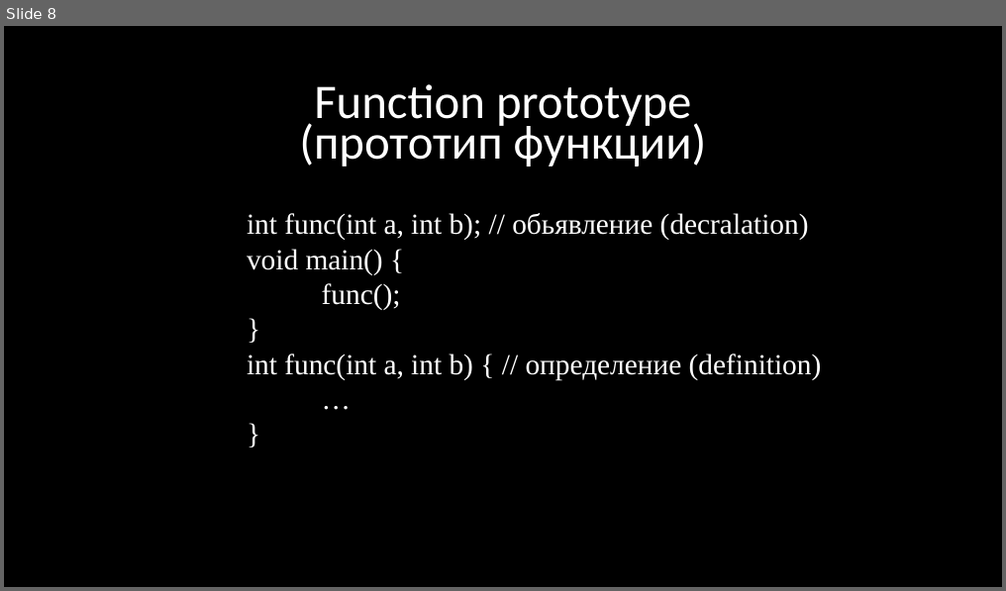
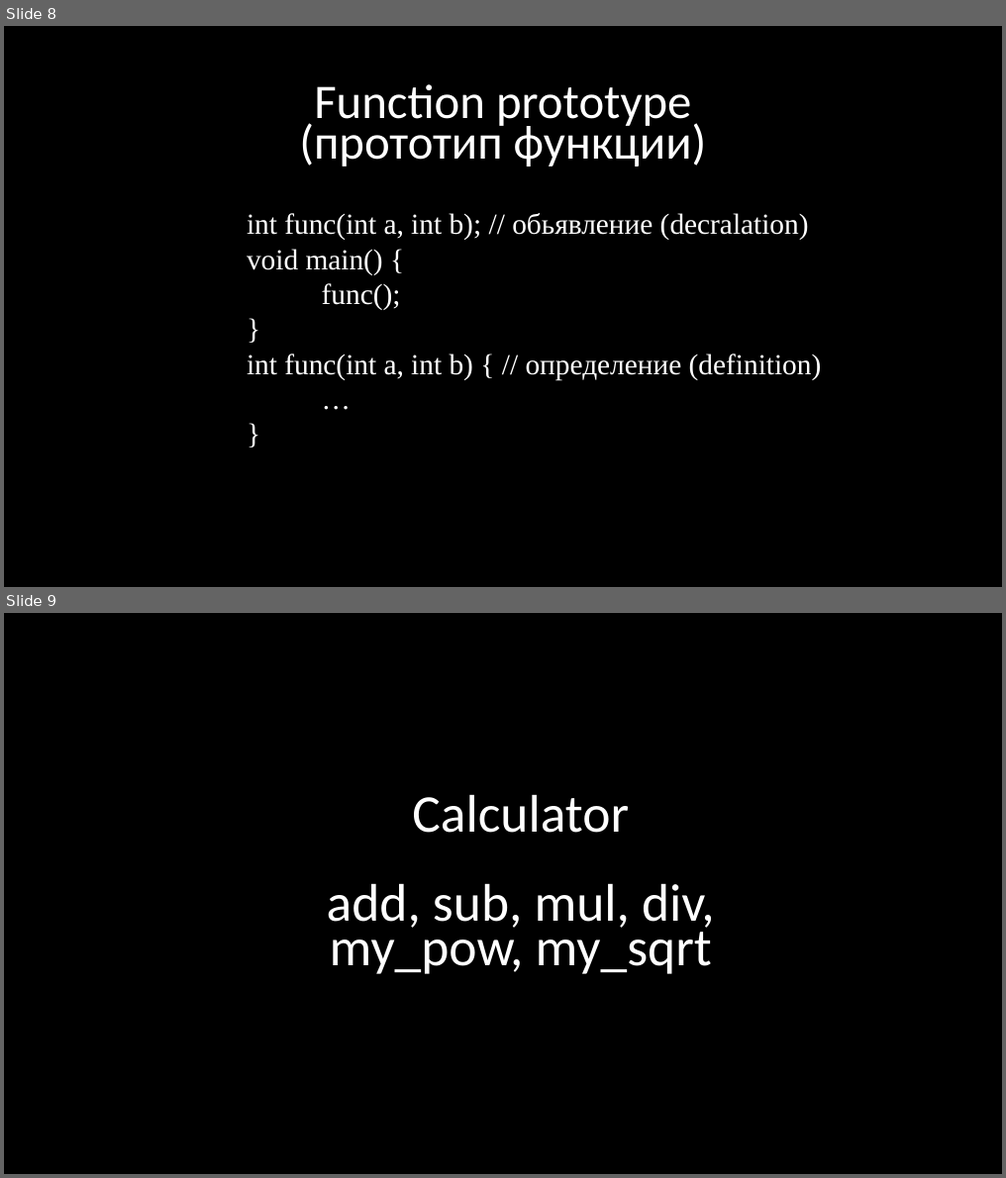
Before and after one commit to kruffka/C-Programming, a slide deck: 2024-2025/slides_pptx/3.5_functions_p1.pptx. Shown one above the other, each under a label of ours: slide 8 before the commit, slides 8 and 9 after it. The pictures are 1006x591 and 1006x1178 pixels, drawn with LibreOffice and Linux fonts; fonts in the diff are those of the drawing. Boxes give left, top, right and bottom in pixels: in the first picture for what was removed or moved away, otherwise in the second. Text is boxed around its words. In the diff, an @@ line names an element or a change of style, - is before the commit and + after.

```diff
--- a/2024-2025/slides_pptx/3.5_functions_p1.pptx
+++ b/2024-2025/slides_pptx/3.5_functions_p1.pptx
@@ slide 9 added at (x1=4, y1=613, x2=1002, y2=1174), background #000000 @@
@@ text added at (x1=327, y1=794, x2=715, y2=974), 51 pt, text #FFFFFF @@
+Calculator
+add, sub, mul, div, my_pow, my_sqrt
```
Also in this commit, not shown: 1 slide changed, 5 other files.
